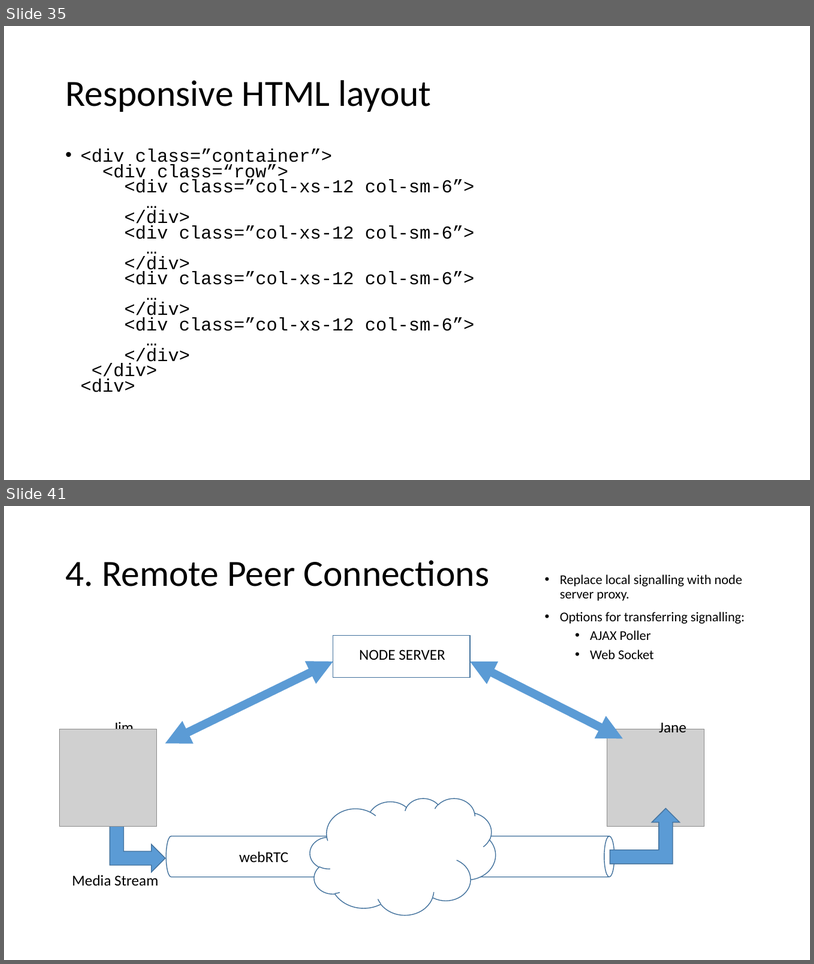
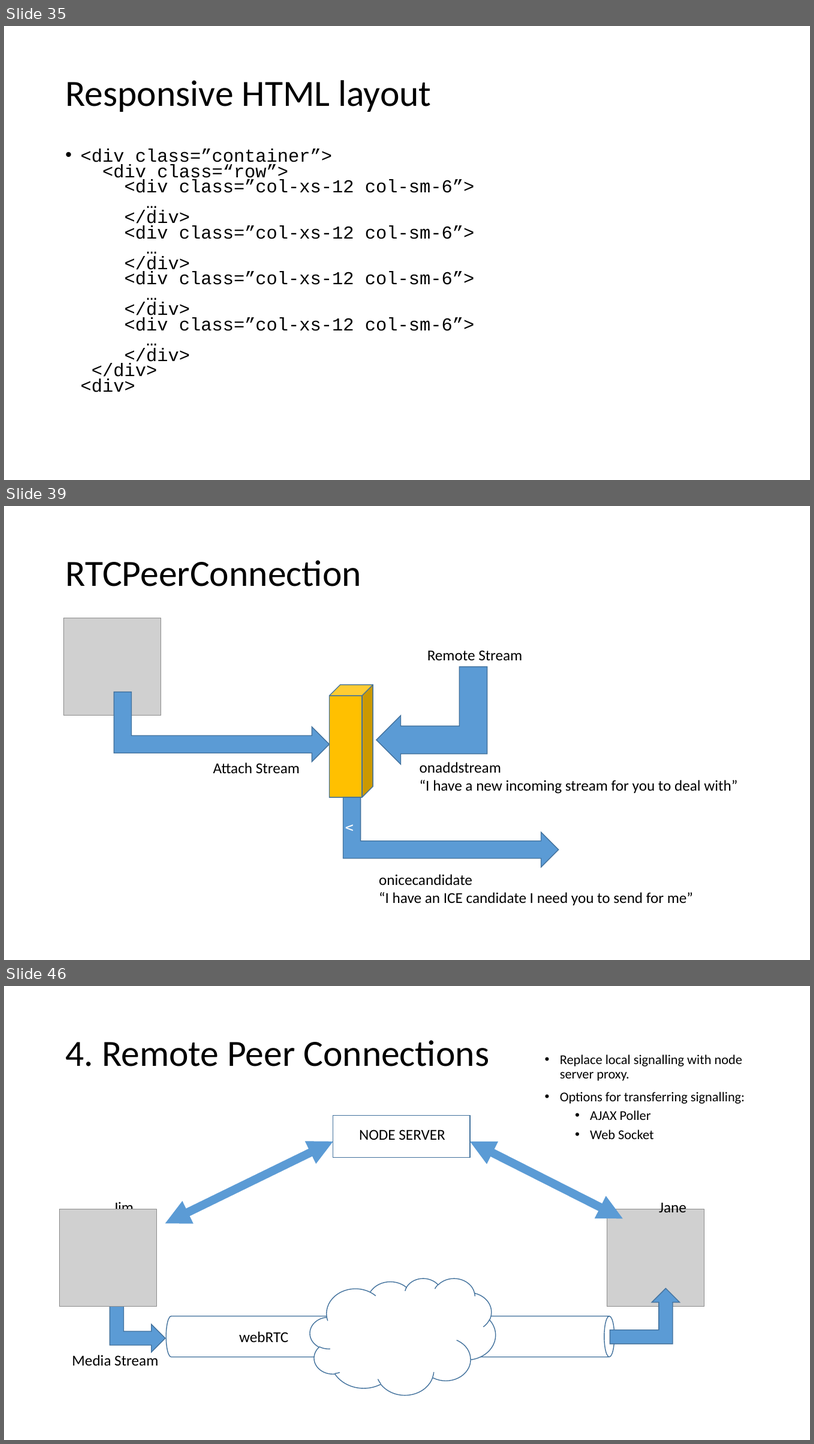
Before and after one commit to ipcortex/fac-workshop-materials, a slide deck: presentations/FAC9 Workshop.pptx. Shown one above the other, each under a label of ours: slides 35 and 41 before the commit, slides 35, 39 and 46 after it; the slides between them are not shown. The pictures are 814x964 and 814x1444 pixels, drawn with LibreOffice and Linux fonts; fonts in the diff are those of the drawing; grey boxes stand for pictures. Boxes give left, top, right and bottom in pixels: in the first picture for what was removed or moved away, otherwise in the second. Text is boxed around its words. In the diff, an @@ line names an element or a change of style, - is before the commit and + after.

Commit message:
Explanation for Promise store and RTCPeerConnection setup

```diff
--- a/presentations/FAC9 Workshop.pptx
+++ b/presentations/FAC9 Workshop.pptx
@@ slide 39 added at box(4, 506, 810, 960), background #FFFFFF @@
@@ title added at box(65, 560, 361, 586), 44 pt, text #000000 @@
+RTCPeerConnection
@@ picture added at box(64, 618, 161, 715) @@
@@ bent up arrow added at box(377, 666, 488, 764), fill #5B9BD5, outline #43739E 1 pt @@
@@ text added at box(428, 650, 522, 661), 18 pt, text #000000 @@
+Remote Stream
@@ cube added at box(329, 684, 373, 797), fill #FFC000, outline #43739E 1 pt @@
@@ bent up arrow added at box(114, 692, 329, 762), fill #5B9BD5, outline #43739E 1 pt @@
@@ text added at box(213, 762, 300, 774), 18 pt, text #000000 @@
+Attach Stream
@@ text added at box(420, 762, 738, 793), 18 pt, text #000000 @@
+onaddstream
+“I have a new incoming stream for you to deal with”
@@ bent up arrow added at box(343, 797, 558, 867), fill #5B9BD5, outline #43739E 1 pt, 18 pt, text #FFFFFF @@
+v
@@ text added at box(379, 874, 693, 905), 18 pt, text #000000 @@
+onicecandidate
+“I have an ICE candidate I need you to send for me”
@@ what was slide 41 is now slide 46 @@
```
Also in this commit, not shown: 4 slides changed, 4 other slides added.
